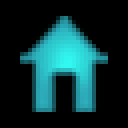
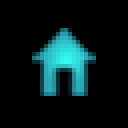
The second 128x128 image is a revision of the first. Changes to its layers:
painted on "Layer 1" over <box>20,16,108,112</box>
